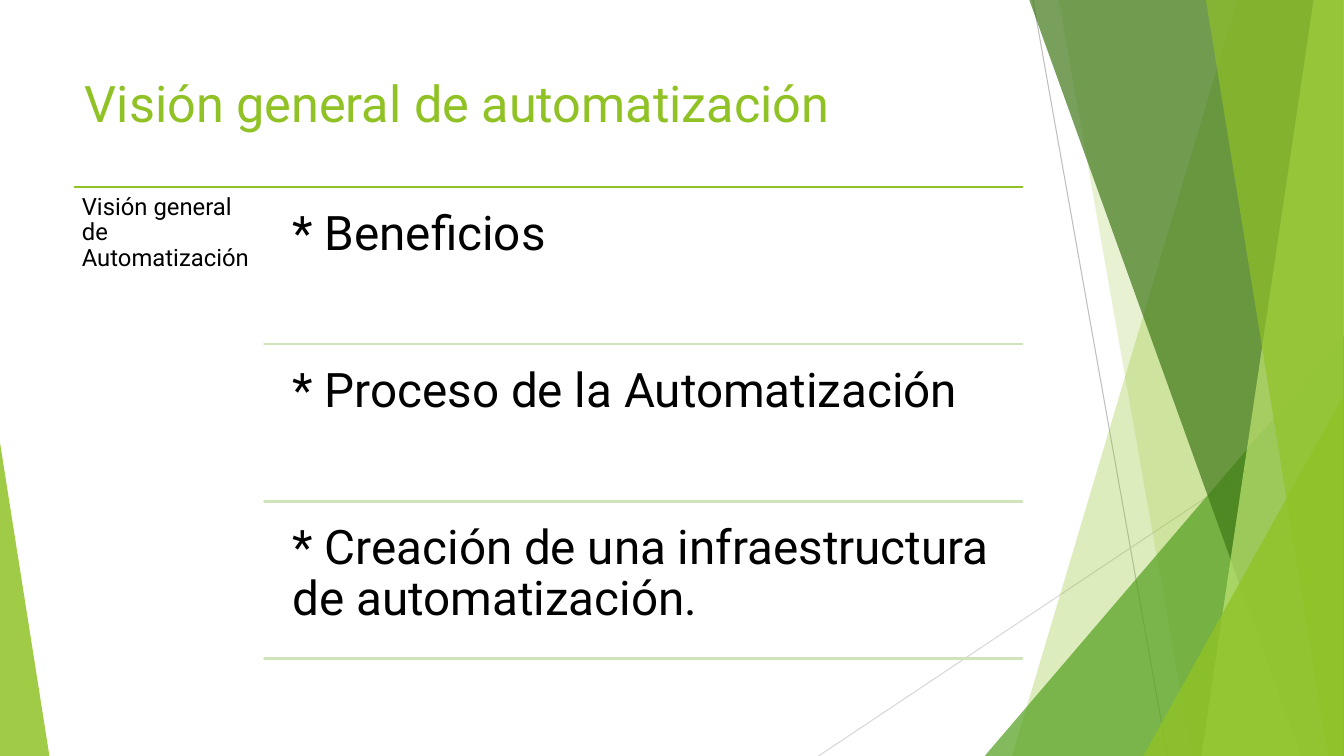
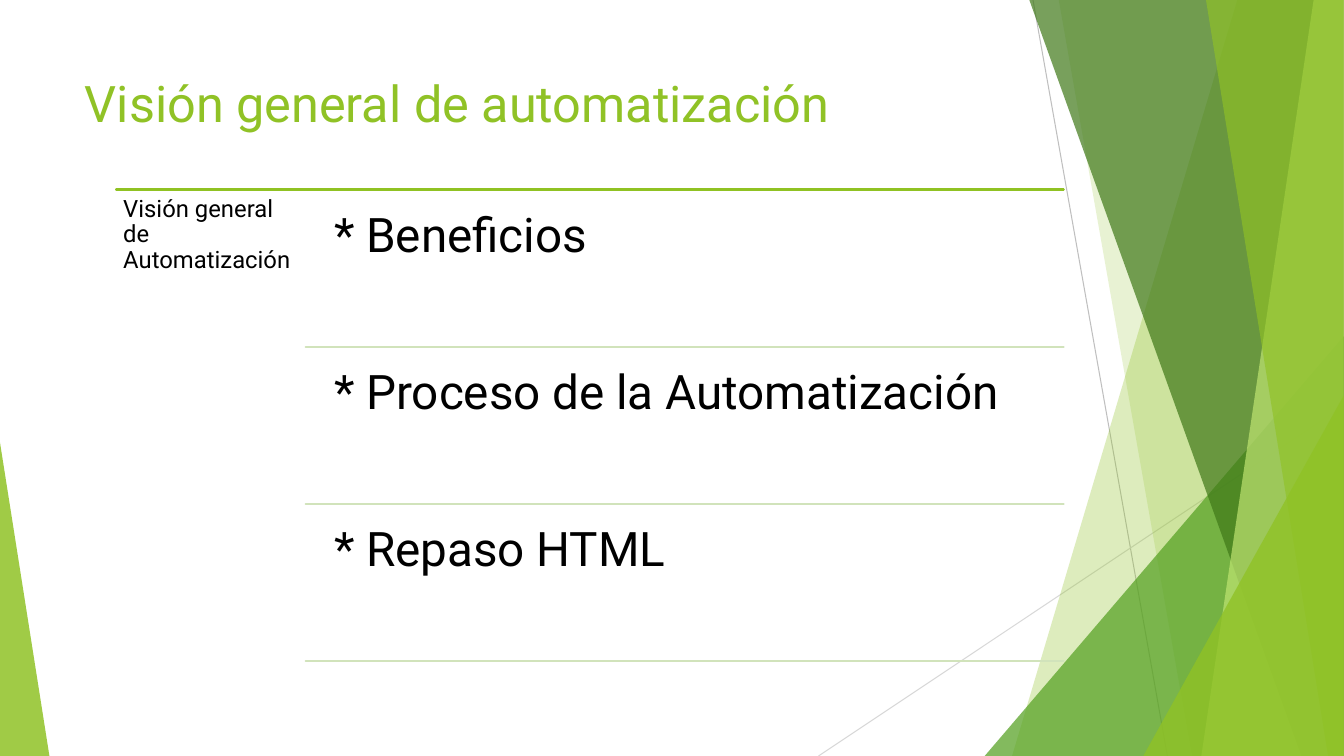
Before and after one commit to jomarnavarro/intro_automation, a slide deck: slide 3 of presentaciones/Selenium, session 1.pptx. Drawn at 1344x756 pixels with LibreOffice and Linux fonts; fonts in the diff are those of the drawing. Boxes give left, top, right and bottom in pixels: in the first picture for what was removed or moved away, otherwise in the second. Text is boxed around its words. In the diff, an @@ line names an element or a change of style, - is before the commit and + after.

```diff
--- a/presentaciones/Selenium, session 1.pptx
+++ b/presentaciones/Selenium, session 1.pptx
@@ text at (366, 532, 666, 576): text changed @@
-* Creación de una infraestructura de automatización.
+* Repaso HTML
@@ 4 lines, 3 texts: place and size @@
-4 lines, 3 texts at (75, 188, 1022, 658)
+4 lines, 3 texts at (116, 190, 1064, 660)
```
Also in this commit, not shown: 2 other slides changed, 6 slides added.
